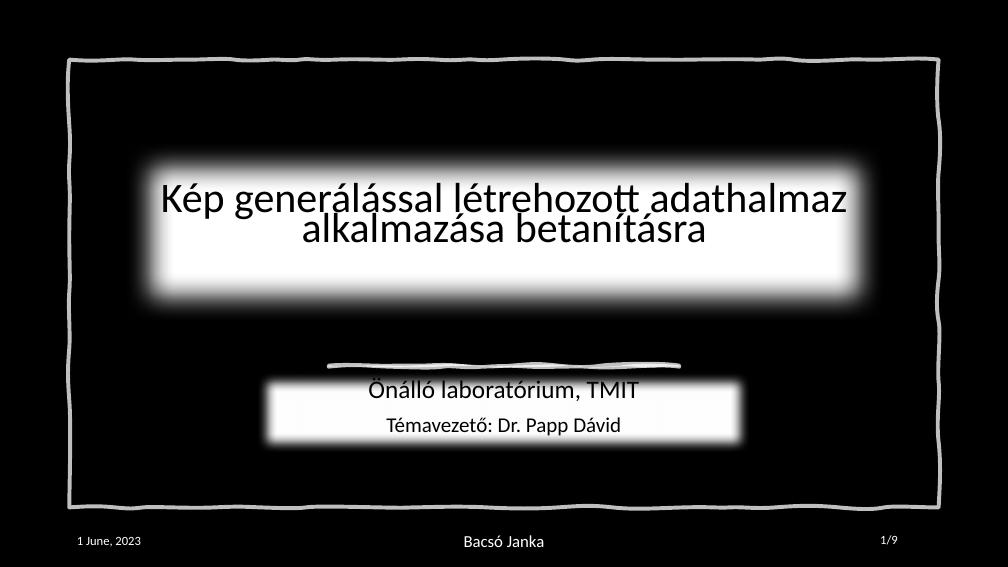
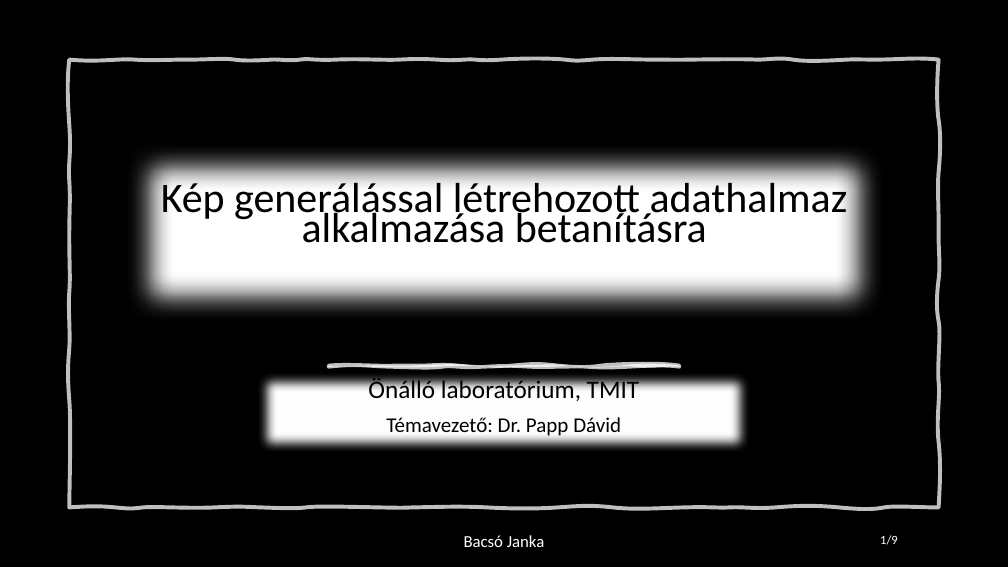
Before and after one commit to bjankaa/Projects, a slide deck: slide 1 of synthetic-image-classification/presentation.pptx. Drawn at 1008x567 pixels with LibreOffice and Linux fonts; fonts in the diff are those of the drawing; background and template pictures are left out. Boxes give left, top, right and bottom in pixels: in the first picture for what was removed or moved away, otherwise in the second. Text is boxed around its words. In the diff, an @@ line names an element or a change of style, - is before the commit and + after.

```diff
--- a/synthetic-image-classification/presentation.pptx
+++ b/synthetic-image-classification/presentation.pptx
@@ text removed at (77, 537, 140, 547) @@
-1 June, 2023
```
Also in this commit, not shown: 3 other files.
